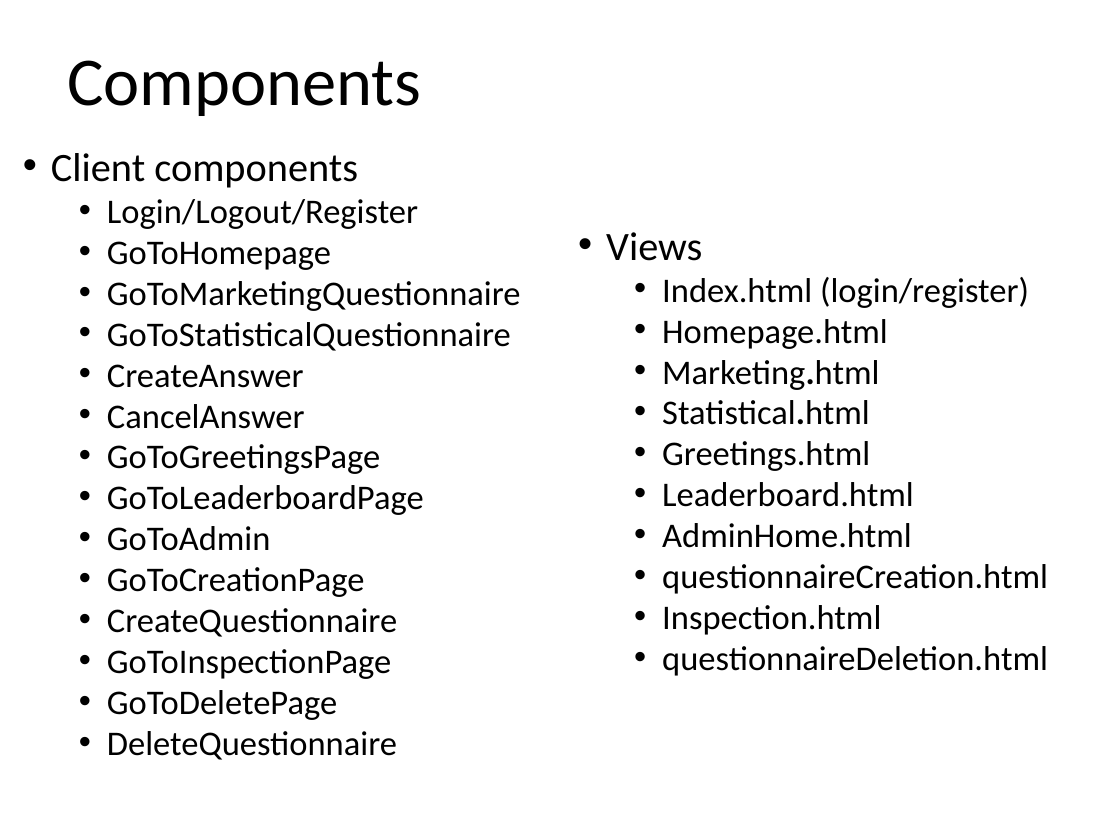
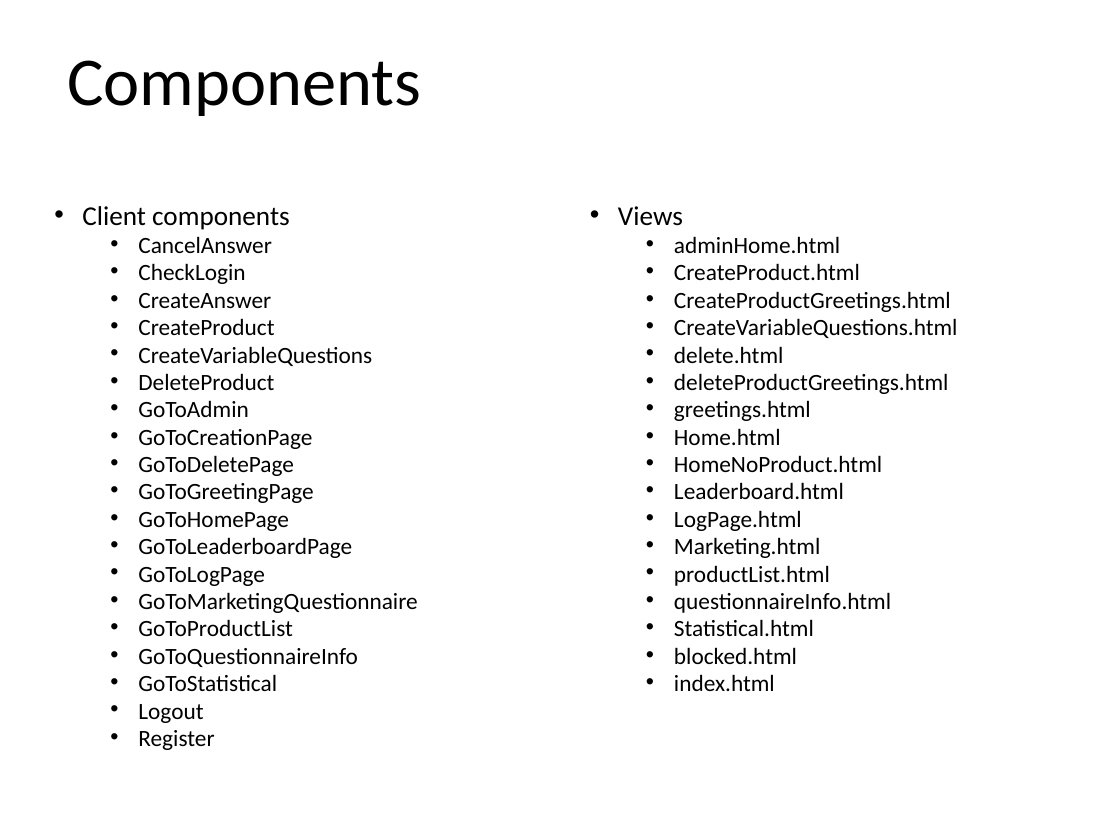
Before and after one commit to riccardo-nannini/Gamified-Marketing-Application, a slide deck: slide 16 of DD.pptx (slide 18 before the commit). Drawn at 1120x840 pixels with LibreOffice and Linux fonts; fonts in the diff are those of the drawing. Boxes give left, top, right and bottom in pixels: in the first picture for what was removed or moved away, otherwise in the second. Text is boxed around its words. In the diff, an @@ line names an element or a change of style, - is before the commit and + after.

```diff
--- a/DD.pptx
+++ b/DD.pptx
@@ text "Client components": place and size @@
-text "Client components" at [51,153,521,760]
+text "Client components" at [82,206,417,750]
@@ text at [82,206,312,476]: size 25.9 to 17.5 pt in "Client components"; size 22.2 to 15 pt in "CreateAnswer", "GoToAdmin", "GoToCreationPage", "GoToDeletePage"; line spacing 0.8 to 0.7 @@
@@ text "Views": place and size @@
-text "Views" at [606,232,1048,676]
+text "Views" at [618,206,958,691]
@@ text at [618,206,820,636]: size 25.9 to 17.5 pt in "Views"; size 22.2 to 15 pt, bold off in "Marketing.html", "Statistical.html"; line spacing 0.8 to 0.7 @@
@@ text at [138,236,272,284]: text changed; size 22.2 to 15 pt @@
-  • Login/Logout/Register
-  • GoToHomepage
-  • GoToMarketingQuestionnaire
-  • GoToStatisticalQuestionnaire
+  • CancelAnswer
+  • CheckLogin
@@ text at [674,236,958,531]: text changed; size 22.2 to 15 pt @@
-  • Index.html (login/register)
-  • Homepage.html
+  • adminHome.html
+  • CreateProduct.html
+  • CreateProductGreetings.html
+  • CreateVariableQuestions.html
+  • delete.html
+  • deleteProductGreetings.html
+  • greetings.html
+  • Home.html
+  • HomeNoProduct.html
+  • Leaderboard.html
+  • LogPage.html
@@ text at [138,318,372,390]: text changed; size 22.2 to 15 pt @@
-  • CancelAnswer
-  • GoToGreetingsPage
-  • GoToLeaderboardPage
+  • CreateProduct
+  • CreateVariableQuestions
+  • DeleteProduct
@@ text at [138,483,417,750]: text changed; size 22.2 to 15 pt @@
-  • DeleteQuestionnaire
+  • GoToGreetingPage
+  • GoToHomePage
+  • GoToLeaderboardPage
+  • GoToLogPage
+  • GoToMarketingQuestionnaire
+  • GoToProductList
+  • GoToQuestionnaireInfo
+  • GoToStatistical
+  • Logout
+  • Register
@@ text at [674,565,891,613]: paragraphs added @@
+  • productList.html
+  • questionnaireInfo.html
@@ text at [107,608,397,679]: paragraphs removed @@
-  • CreateQuestionnaire
-  • GoToInspectionPage
@@ text at [674,647,797,691]: text changed; size 22.2 to 15 pt @@
-  • Greetings.html
-  • Leaderboard.html
-  • AdminHome.html
-  • questionnaireCreation.html
-  • Inspection.html
-  • questionnaireDeletion.html
+  • blocked.html
+  • index.html
```
Also in this commit, not shown: 7 other slides changed, 4 slides added, 2 slides removed, 14 other files.
